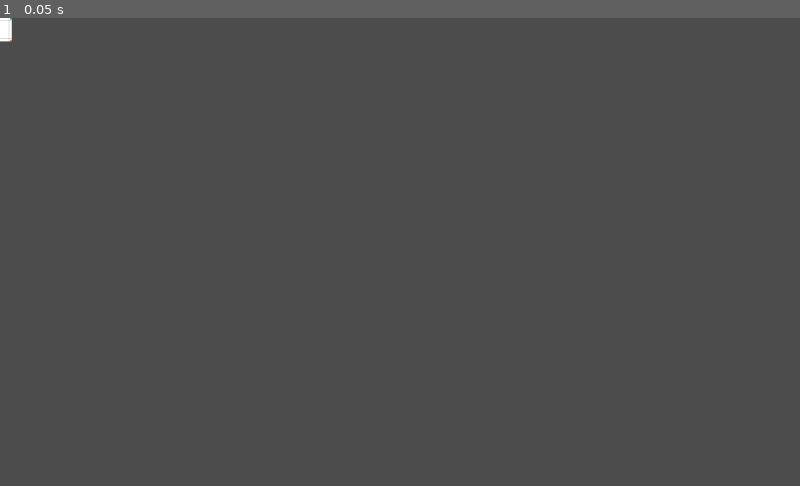
Above: before the commit, frame 1.
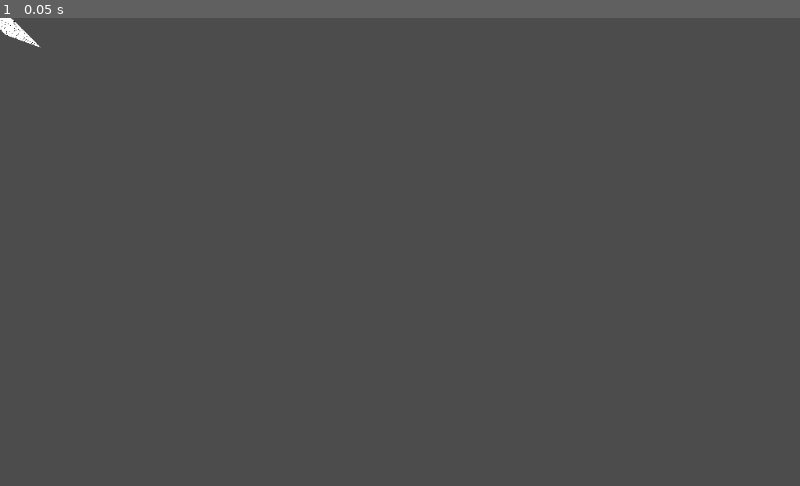
Above: after the commit, the same moment.

Repository: ledadu/gdttest
Game: Godot game, scene res://test-shader.tscn
Same seed, same stepped clock (60 frames per second), same inputs: the game is played once before the commit and once after it. The engine's default icon, where the game draws it, is replaced by a stand-in: a white triangle on a blue panel in a dark square.
Inputs:
- Up to frame 1 (0.05 s): no input

The runs differ from the first frame. In frame 1, 0.1% of the frame differs, in the area x 0-6%, y 0-7%.

Commit message:
quadrilater invesre bilinear mapping. Best algo  git commit -amquadrilater invesre bilinear mapping. Best algo.

Diff:
--- a/TubeEl.gd
+++ b/TubeEl.gd
@@ -59,8 +59,8 @@
 	material.set_shader_param("downAngle", radAngle)
 	material.set_shader_param("p0", polygon[0])
 	material.set_shader_param("p1", polygon[1])
-	material.set_shader_param("p2", polygon[3])
-	material.set_shader_param("p3", polygon[2])
+	material.set_shader_param("p2", polygon[2])
+	material.set_shader_param("p3", polygon[3])
 
 	material.set_shader_param("inputTexture", inputTexture)
 
--- a/test-shader.tscn
+++ b/test-shader.tscn
@@ -44,43 +44,66 @@
 	vert = VERTEX;
 }
 
-float Wedge2D(vec2 v, vec2 w) {
-	return v.x*w.y - v.y*w.x;
+float cross2d( in vec2 a, in vec2 b ) { return a.x*b.y - a.y*b.x; }
+
+/*
+vec2 invBilinear( in vec2 p, in vec2 a, in vec2 b, in vec2 c, in vec2 d ) {
+    vec2 e = b-a;
+    vec2 f = d-a;
+    vec2 g = a-b+c-d;
+    vec2 h = p-a;
+
+    float k2 = cross2(g, f);
+    float k1 = cross2( e, f ) + cross2( h, g );
+    float k0 = cross2( h, e );
+
+    float w = k1*k1 - 4.0*k0*k2;
+    if( w<0.0 ) return vec2(-1.0);
+    w = sqrt( w );
+
+    float v1 = (-k1 - w)/(2.0*k2);
+    float u1 = (h.x - f.x*v1)/(e.x + g.x*v1);
+
+    float v2 = (-k1 + w)/(2.0*k2);
+    float u2 = (h.x - f.x*v2)/(e.x + g.x*v2);
+
+    float u = u1;
+    float v = v1;
+
+    if( v<0.0 || v>1.0 || u<0.0 || u>1.0 ) { u=u2;   v=v2;   }
+    if( v<0.0 || v>1.0 || u<0.0 || u>1.0 ) { u=-1.0; v=-1.0; }
+
+    return vec2( u, v );
+}
+*/
+
+vec2 invBilinear( in vec2 p, in vec2 a, in vec2 b, in vec2 c, in vec2 d ) {
+    vec2 e = b-a;
+    vec2 f = d-a;
+    vec2 g = a-b+c-d;
+    vec2 h = p-a;
+
+    float k2 = cross2d( g, f );
+    float k1 = cross2d( e, f ) + cross2d( h, g );
+    float k0 = cross2d( h, e );
+
+    float w = k1*k1 - 4.0*k0*k2;
+    if( w<0.0 ) return vec2(-1.0);
+    w = sqrt( w );
+
+    // will fail for k0=0, which is only on the ba edge
+    float v = 2.0*k0/(-k1 - w);
+    if( v<0.0 || v>1.0 ) v = 2.0*k0/(-k1 + w);
+
+    float u = (h.x - f.x*v)/(e.x + g.x*v);
+    if( u<0.0 || u>1.0 || v<0.0 || v>1.0 ) return vec2(-1.0);
+    return vec2( u, v );
 }
 
 void fragment() {
+	vec2 uv = invBilinear(vert, p0, p1, p2, p3);
 
-	vec2 q = vert - p0;
-	vec2 b1 = p1 - p0;
-	vec2 b2 = p2 - p0;
-	vec2 b3 = p0 - p1 - p2 + p3;
-
-	// Set up quadratic formula
-	float A = Wedge2D(b2, b3);
-	float B = Wedge2D(b3, q) - Wedge2D(b1, b2);
-	float C = Wedge2D(b1, q);
-
-	// Solve for v
-	vec2 uv;
-  	if (abs(A) < 0.001) {
-    	// Linear form
-    	uv.y = -C/B;
-	} else {
-	    // Quadratic form. Take positive root for CCW winding with V-up
-	    float discrim = B * B - 4.0 * A * C;
-	    uv.y = 0.5 * (-B + sqrt(discrim)) / A;
-	}
-
-
-	// Solve for u, using largest-magnitude component
-  	vec2 denom = b1 + uv.y * b3;
-  	if (abs(denom.x) > abs(denom.y))
-    	uv.x = (q.x - b2.x * uv.y) / denom.x;
-  	else
-    	uv.x = (q.y - b2.y * uv.y) / denom.y;
-
-
-    vec4 col = vec4(0.0, uv.y, 0.0, 1.0);
+    vec4 col = vec4(uv.x, uv.y, 0.0, 1.0);
 	COLOR = col;
 	COLOR = texture(inputTexture, vec2(uv.x, uv.y));
 
@@ -89,10 +112,10 @@
 
 [sub_resource type="ShaderMaterial" id=4]
 shader = SubResource( 3 )
-shader_param/p0 = Vector2( -15, 0 )
-shader_param/p1 = Vector2( 15, 0 )
-shader_param/p2 = Vector2( -15, 30 )
-shader_param/p3 = Vector2( 15, 30 )
+shader_param/p0 = Vector2( 0, 0 )
+shader_param/p1 = Vector2( 30, 0 )
+shader_param/p2 = Vector2( 68.4923, 38.5505 )
+shader_param/p3 = Vector2( 21.5077, 21.4495 )
 shader_param/inputTexture = ExtResource( 3 )
 
 [node name="Root" type="Node2D"]
@@ -136,10 +159,11 @@
 [node name="TubeEl" type="Polygon2D" parent="."]
 material = SubResource( 4 )
 texture = ExtResource( 3 )
-polygon = PoolVector2Array( -15, 0, 15, 0, 15, 30, -15, 30 )
+polygon = PoolVector2Array( 0, 0, 30, 0, 68.4923, 38.5505, 21.5077, 21.4495 )
 uv = PoolVector2Array( 0, 0, 580, 0, 580, 580, 0, 580 )
 script = ExtResource( 4 )
-end = Vector2( 0, 30 )
+end = Vector2( 30, 30 )
 startWidth = 30
-endWidth = 30
+endWidth = 50
+endAngle = 20
 inputTexture = ExtResource( 3 )
